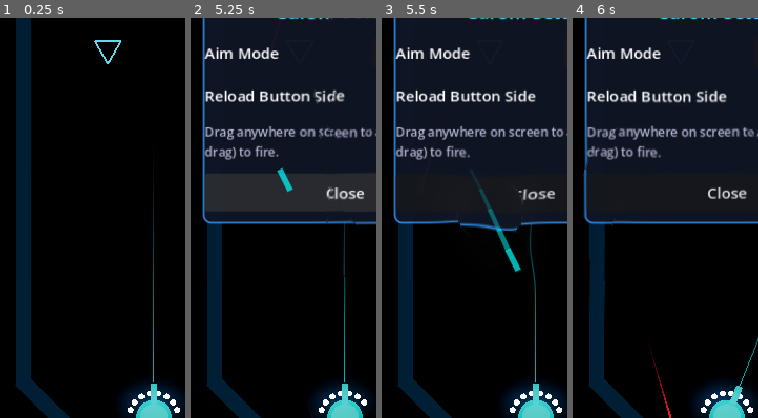
Above: before the commit, frames 1-4 (left to right).
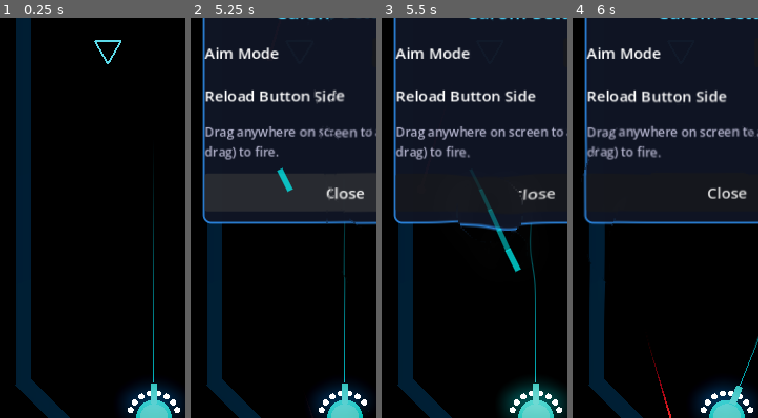
Above: after the commit, the same moments.

Repository: mchambers-mojang/sweet-vinegar-games
Game: Godot game, scene res://carom/scenes/carom_arena.tscn
Same seed, same stepped clock (60 frames per second), same inputs: the game is played once before the commit and once after it. This scene is started directly instead of the project's main scene.
Inputs (mouse positions are % of the whole screen's width and height, from its top left):
- Up to frame 1 (0.25 s): no input
- Up to frame 2 (5.25 s): click (8, 4) at 0.5 s; click "Resume" at 1.25 s; click (93, 4) at 2 s; click "Drag" at 2.75 s; click "Right" at 3.5 s; tap Enter (ui_accept) at 4.25 s; drag from (83, 81) to (60, 28) at 4.27 s; drag from (30, 55) to (45, 70) at 5.02 s
- Up to frame 3 (5.5 s): no input
- Up to frame 4 (6 s): move the mouse to (60, 28) at 5.77 s; hold Right (ui_right) from 5.78 s (still down); tap Ctrl at 5.85 s
The pictures show only the part of the screen within x 8-58%, y 38-88%; the shares and areas given below are measured in that part.

Frames 1-2 are identical in both runs. In frame 3, 0.5% of the frame differs, in the area x 69-96%, y 92-98%; in frame 4, nothing differs.

Commit message:
feat: add reload-complete pulse animation to ammo ring (issue #106)

Diff:
--- a/carom/scripts/carom_turret.gd
+++ b/carom/scripts/carom_turret.gd
@@ -6,6 +6,7 @@
 
 signal ammo_changed(current_ammo: int, max_ammo: int)
 signal reload_state_changed(is_reloading: bool)
+signal reload_completed
 signal projectile_fired(projectile: CaromProjectile)
 
 enum ControlMode {
@@ -220,6 +221,8 @@
 		ammo_changed.emit(current_ammo, clip_size)
 		if current_ammo >= clip_size:
 			cancel_reload()
+			_pulse_ammo_ring()
+			reload_completed.emit()
 			break
 
 
@@ -315,3 +318,19 @@
 func _on_ammo_changed_visual(_current: int, _max: int) -> void:
 	if _ammo_indicators.size() > 0:
 		_update_ammo_visuals()
+
+
+func _pulse_ammo_ring() -> void:
+	if _ammo_indicators.is_empty():
+		return
+	var tween := create_tween().set_parallel(true)
+	for indicator: MeshInstance3D in _ammo_indicators:
+		var mat := indicator.material_override as StandardMaterial3D
+		if mat == null:
+			continue
+		# Emission spike: 4.0 -> 12.0 over 0.05 s, then ease back to 4.0 over 0.3 s
+		tween.tween_property(mat, "emission_energy_multiplier", 12.0, 0.05)
+		tween.tween_property(mat, "emission_energy_multiplier", 4.0, 0.3).set_delay(0.05)
+		# Scale bounce: 1.0 -> 1.3 -> 1.0 over 0.2 s
+		tween.tween_property(indicator, "scale", Vector3(1.3, 1.3, 1.3), 0.08)
+		tween.tween_property(indicator, "scale", Vector3.ONE, 0.12).set_delay(0.08)
